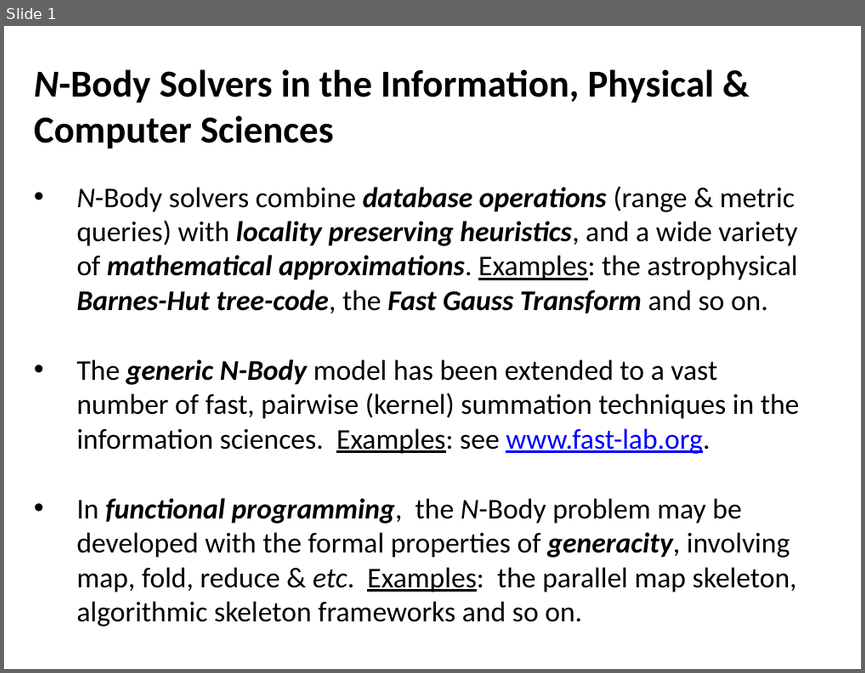
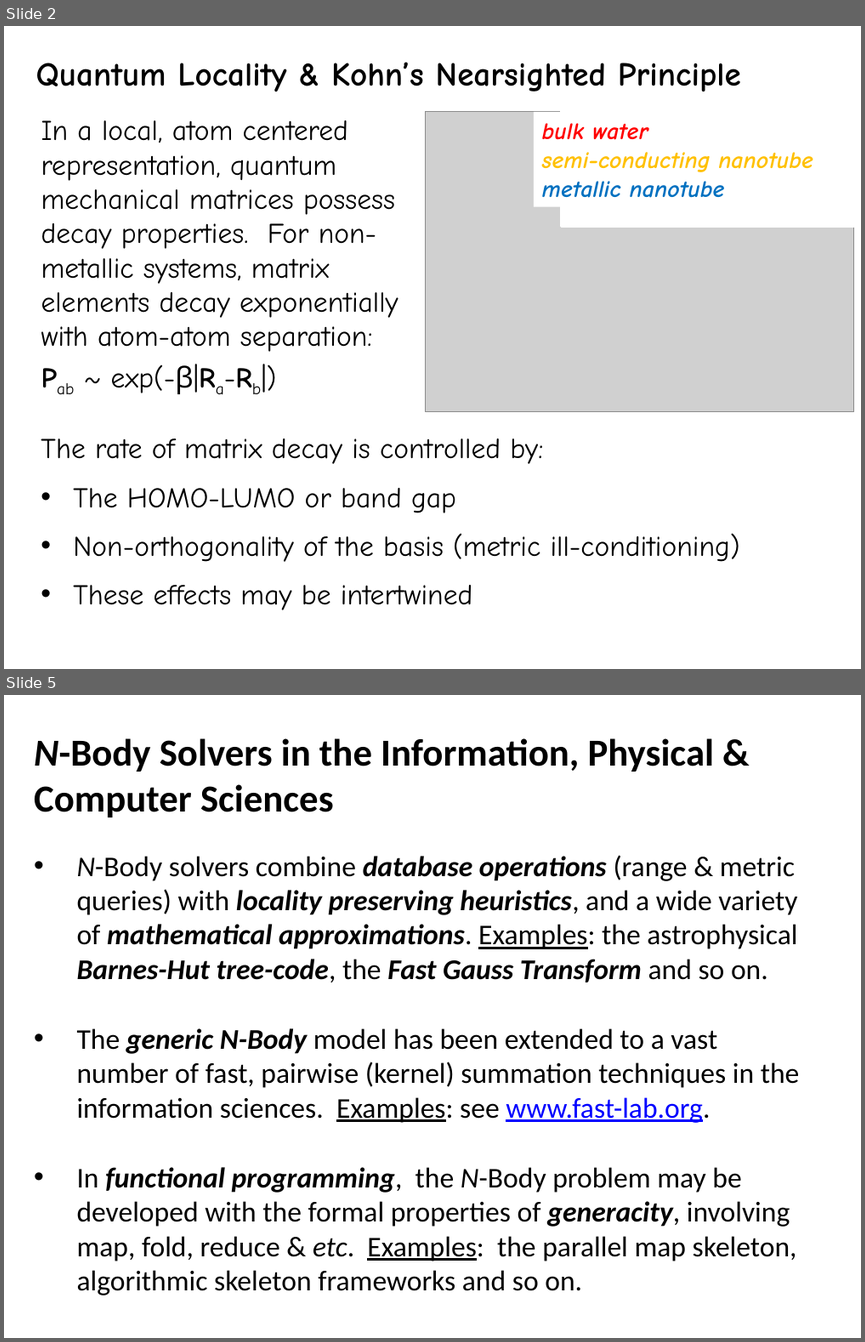
Before and after one commit to FreeON/spammpack, a slide deck: sandwitch_results_3_2015/spamm_big_picture.pptx. Shown one above the other, each under a label of ours: slide 1 before the commit, slides 2 and 5 after it; the slides between them are not shown. The pictures are 865x673 and 865x1342 pixels, drawn with LibreOffice and Linux fonts; fonts in the diff are those of the drawing; grey boxes stand for pictures. Boxes give left, top, right and bottom in pixels: in the first picture for what was removed or moved away, otherwise in the second. Text is boxed around its words. In the diff, an @@ line names an element or a change of style, - is before the commit and + after.

```diff
--- a/sandwitch_results_3_2015/spamm_big_picture.pptx
+++ b/sandwitch_results_3_2015/spamm_big_picture.pptx
@@ slide 2 added at box(4, 26, 861, 669), background #FFFFFF @@
@@ text added at box(36, 62, 741, 91), 28 pt, text #000000, bold @@
+Quantum Locality & Kohn’s Nearsighted Principle
@@ text added at box(41, 120, 398, 394), 24 pt, text #000000 @@
+In a local, atom centered representation, quantum mechanical matrices possess decay properties. For non-metallic systems, matrix elements decay exponentially with atom-atom separation:
+Pab ~ exp(-β|Ra-Rb|)
@@ picture added at box(426, 112, 854, 412) @@
@@ text added at box(542, 123, 813, 198), 20 pt, text #FFC000, bold, italic @@
+bulk water
+semi-conducting nanotube
+metallic nanotube
@@ rectangle added at box(561, 112, 854, 226), fill #FFFFFF, outline #FFFFFF 2 pt @@
@@ text added at box(41, 438, 740, 610), 24 pt, text #000000 @@
+The rate of matrix decay is controlled by:
+• The HOMO-LUMO or band gap
+• Non-orthogonality of the basis (metric ill-conditioning)
+• These effects may be intertwined
@@ what was slide 1 is now slide 5 @@
```
Also in this commit, not shown: 2 slides changed, 3 other slides added, 1 slide removed.
